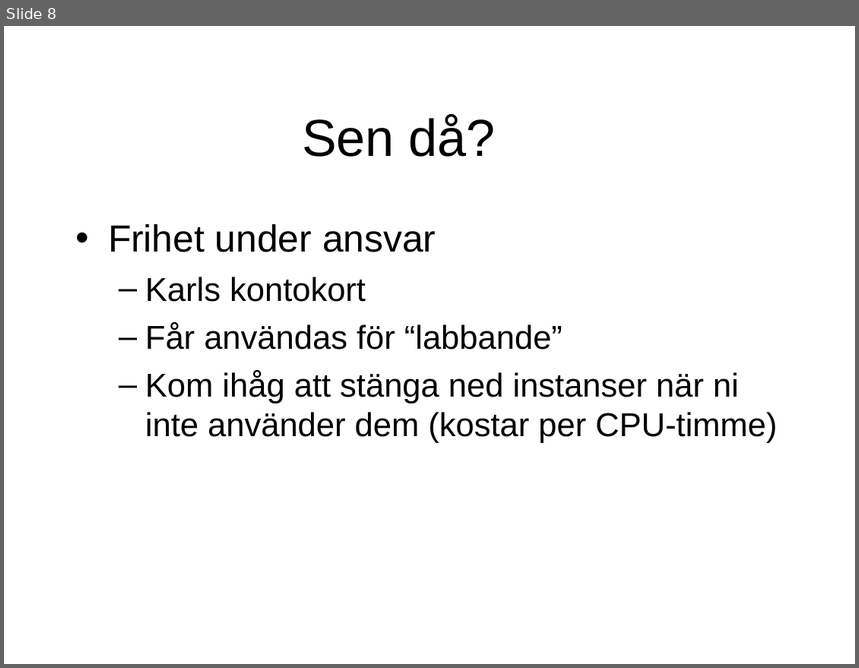
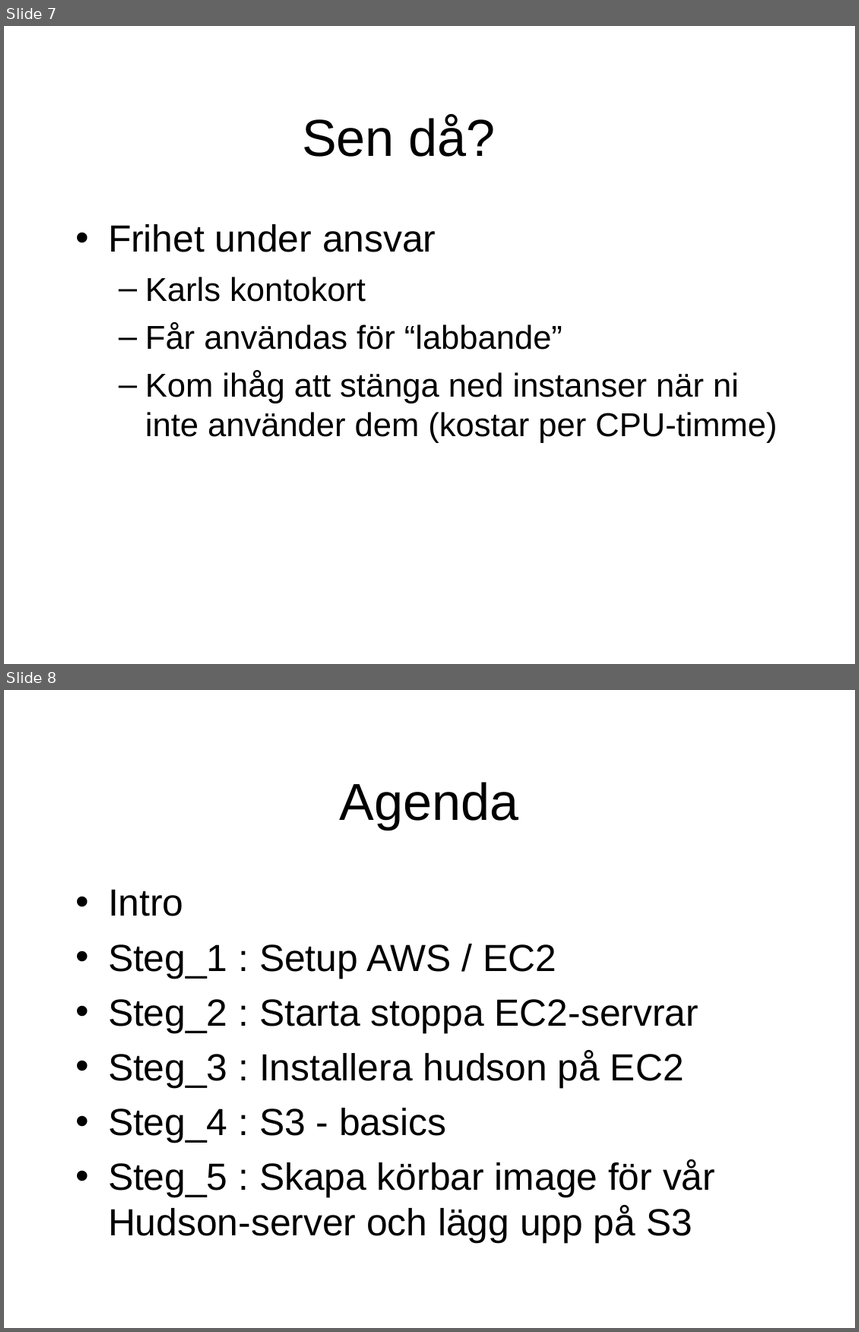
Before and after one commit to niklaslind/EC2_lab, a slide deck: doc/EC2_lab_1.ppt. Shown one above the other, each under a label of ours: slide 8 before the commit, slides 7 and 8 after it. The pictures are 859x668 and 859x1332 pixels, drawn with LibreOffice and Linux fonts; fonts in the diff are those of the drawing. Boxes give left, top, right and bottom in pixels: in the first picture for what was removed or moved away, otherwise in the second. Text is boxed around its words. In the diff, an @@ line names an element or a change of style, - is before the commit and + after.

Commit message:
added agenda

```diff
--- a/doc/EC2_lab_1.ppt
+++ b/doc/EC2_lab_1.ppt
@@ slide 8 added at <box>4,690,855,1328</box>, background #FFFFFF @@
@@ title added at <box>340,782,519,830</box>, 44 pt, text #000000 @@
+Agenda
@@ text added at <box>108,889,715,1244</box>, 32 pt, text #000000 @@
+• Intro
+• Steg_1 : Setup AWS / EC2
+• Steg_2 : Starta stoppa EC2-servrar
+• Steg_3 : Installera hudson på EC2
+• Steg_4 : S3 - basics
+• Steg_5 : Skapa körbar image för vår Hudson-server och lägg upp på S3
@@ what was slide 8 is now slide 7 @@
```
Also in this commit, not shown: 2 other files.
